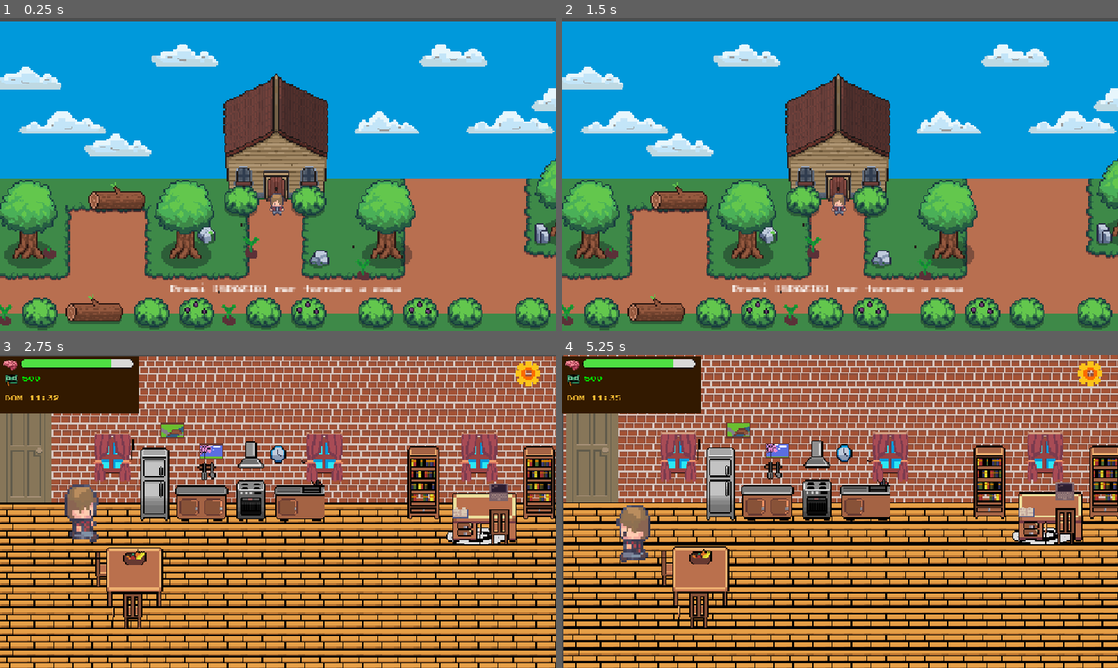
Above: before the commit, frames 1-4 (two rows, left to right).
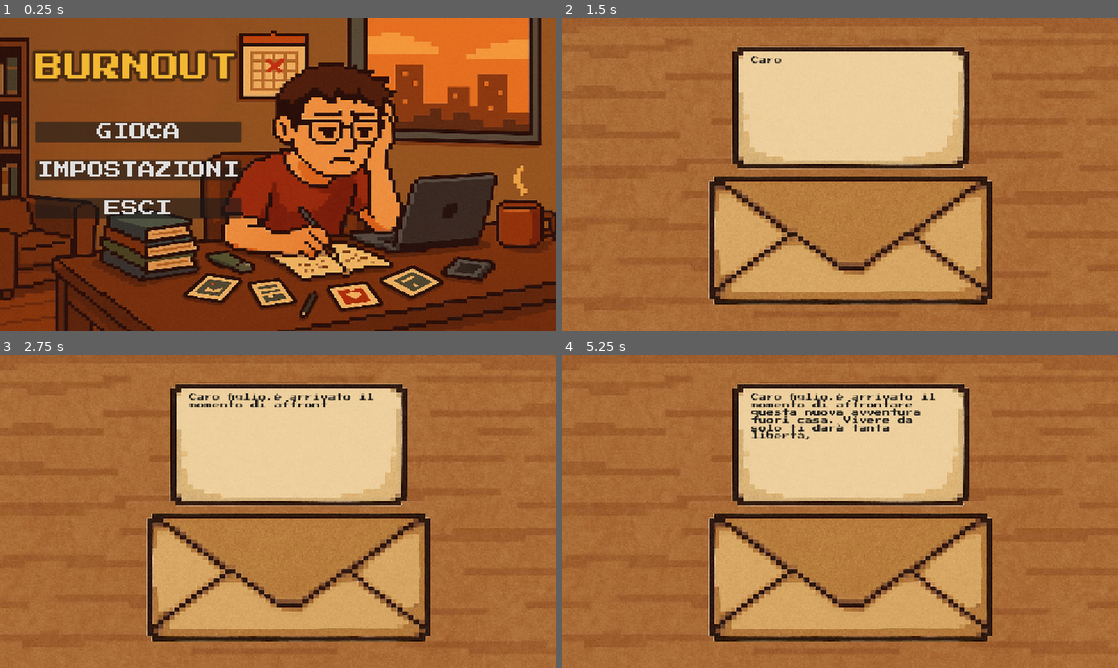
Above: after the commit, the same moments.

Repository: BurningUNI/BurnOut
Game: Godot game, scene res://scenes/mainmenu.tscn
The game is run twice, just before and just after one commit, with the same random seed, the same clock (stepped at 60 frames per second) and the same inputs. Before the commit the project starts from res://scenes/park.tscn.
Inputs (mouse positions are in pixels of both pictures, inside the frame that each line leads up to):
- Up to frame 1 (0.25 s): no input
- Up to frame 2 (1.5 s): click (701, 130) at 0.5 s, where only the run after the commit has a clickable "GIOCA"; click (840, 190) at 1.25 s, where only the run after the commit has a clickable "Nuova Partita"
- Up to frame 3 (2.75 s): move the mouse to (400, 495) at 2.02 s; hold Right (ui_right) from 2.03 s (still down); hold Space (interact) from 2.03 s (still down); click (400, 495) at 2.17 s
- Up to frame 4 (5.25 s): move the mouse to (728, 527) at 2.77 s; release Right (ui_right) at 2.78 s; release Space (interact) at 2.78 s; hold Down (ui_down) 2.78-3.53 s; tap Space (interact) at 2.85, 4.35 s; move the mouse to (895, 442) at 3.52 s; hold Right (ui_right) 3.53-4.28 s; hold Space (interact) 3.53-4.28 s; move the mouse to (812, 574) at 4.27 s; hold Up (ui_up) 4.28-5.03 s; click (812, 574) at 4.42 s; move the mouse to (1006, 558) at 5.02 s; hold Left (ui_left) from 5.03 s (still down); hold Space (interact) from 5.03 s (still down)

The runs differ from the first frame. In frame 1, 100% of the frame differs, in the area x 0-100%, y 0-100%; in frame 2, 93%; in frame 3, 85%; in frame 4, 87%.

Commit message:
impostato salvataggio ultima posizione
quando chiudo e riapro il gioco appaio nell'ultima scena in cui mi trovavo

Diff:
--- a/project.godot
+++ b/project.godot
@@ -11,7 +11,7 @@
 [application]
 
 config/name="Bornout"
-run/main_scene="uid://bkvil0ul2suqf"
+run/main_scene="uid://dxrsr3qq0x5lp"
 config/features=PackedStringArray("4.4", "Forward Plus")
 config/icon="res://icon.svg"
 
--- a/scenes/park.tscn
+++ b/scenes/park.tscn
@@ -491,7 +491,6 @@
 position = Vector2(378, 271)
 
 [node name="HUD" parent="." instance=ExtResource("9_cowak")]
-visible = false
 scale = Vector2(0.5, 0.5)
 transform = Transform2D(0.5, 0, 0, 0.5, 0, 0)
 
--- a/scripts/autoload/StatsManager.gd
+++ b/scripts/autoload/StatsManager.gd
@@ -12,6 +12,8 @@
 var nomi_giorni_settimana = ["DOM", "LUN", "MAR", "MER", "GIO", "VEN", "SAB"]
 var indice_giorno_settimana = 0
 
+#ultima scena posizione
+var current_scene_path = "res://scenes/room.tscn"  # valore di default
 # --- Segnali ---
 signal salute_mentale_cambiata(nuova_salute)
 signal soldi_cambiati(nuovi_soldi)
@@ -31,9 +33,11 @@
 	add_child(timer_eventi_settimanali)
 
 	if load_game():
-		print("StatsManager: Gioco caricato con successo!")
+		print("✅ StatsManager: Gioco caricato con successo!")
+		print("📁 Scena da caricare al prossimo avvio:", current_scene_path)
 	else:
-		print("StatsManager: Nessun salvataggio trovato o errore nel caricamento, inizio nuova partita.")
+		print("⚠️ StatsManager: Nessun salvataggio trovato o errore nel caricamento, inizio nuova partita.")
+		print("📁 Scena di default (nessun salvataggio):", current_scene_path)
 
 	# Timer Tempo (1 minuto gioco = 1 secondo reale)
 	timer_tempo.wait_time = 1.0
@@ -137,8 +141,10 @@
 		"minuti": minuti,
 		"giorno": giorno,
 		"indice_giorno_settimana": indice_giorno_settimana,
-		"is_first_boot": false
+		"is_first_boot": false,
+		"current_scene_path": current_scene_path  # 👈 nuova riga
 	}
+
 	var file = FileAccess.open(SAVE_GAME_PATH, FileAccess.WRITE)
 	if file == null:
 		print("StatsManager: Errore nell'apertura del file per scrittura: ", FileAccess.get_open_error())
@@ -147,6 +153,7 @@
 	file.store_string(JSON.stringify(save_dict, "\t"))
 	file.close()
 	print("StatsManager: Gioco salvato con successo in: ", SAVE_GAME_PATH)
+	print("StatsManager: Scena salvata:", current_scene_path)  # debug
 	return OK
 
 func load_game() -> bool:
@@ -176,7 +183,9 @@
 	giorno = int(json_parsed.get("giorno", 1))
 	indice_giorno_settimana = int(json_parsed.get("indice_giorno_settimana", 0))
 	is_first_boot = bool(json_parsed.get("is_first_boot", true))
-
+	current_scene_path = json_parsed.get("current_scene_path", "res://scenes/room.tscn")  # 👈 nuova riga
+
+	print("StatsManager: Scena caricata:", current_scene_path)  # debug
 	return true
 
 func _notification(what):
--- a/scripts/classe.gd
+++ b/scripts/classe.gd
@@ -4,11 +4,15 @@
 @onready var label := $InterazioneLabel
 
 func _ready() -> void:
-	pass
+	StatsManager.current_scene_path = get_tree().current_scene.scene_file_path
 
 func _process(delta: float) -> void:
 	if near_door and Input.is_action_just_pressed("interact"):
+		Global.last_exit = "classe"
+		StatsManager.current_scene_path = "res://scenes/Corridoio.tscn"
+		StatsManager.save_game()
 		get_tree().change_scene_to_file("res://scenes/Corridoio.tscn")
+
 
 func _on_area_porta_body_entered(body: Node2D) -> void:
 	if body.name == "Player":
--- a/scripts/corridoio.gd
+++ b/scripts/corridoio.gd
@@ -1,30 +1,38 @@
 extends Node2D
 
 var current_porta := ""
+
 @onready var label := $InterazioneLabel
 @onready var player := $Player
 @onready var spawn_porta_casa := $SpawnPortaCasa
 @onready var spawn_porta_classe := $SpawnPortaClasse
 
 func _ready() -> void:
+	# Registra la scena corrente nel salvataggio
+	StatsManager.current_scene_path = get_tree().current_scene.scene_file_path
+
+	# Posiziona il giocatore in base all'uscita precedente
 	match Global.last_exit:
 		"portaCasa":
 			player.global_position = spawn_porta_casa.global_position
 		"portaClasse":
 			player.global_position = spawn_porta_classe.global_position
 		_:
-			pass  # posizione di default
+			pass  # Posizione di default se non si proviene da una porta nota
 
 func _process(_delta: float) -> void:
 	if Input.is_action_just_pressed("interact") and current_porta != "":
 		match current_porta:
 			"portaCasa":
 				Global.last_exit = "portaCasa"
+				StatsManager.current_scene_path = "res://scenes/room.tscn"  # 👈 aggiornamento manuale
+				StatsManager.save_game()  # 👈 salvi prima di cambiare scena
 				get_tree().change_scene_to_file("res://scenes/room.tscn")
 			"portaClasse":
 				Global.last_exit = "portaClasse"
+				StatsManager.current_scene_path = "res://scenes/classe.tscn"
+				StatsManager.save_game()
 				get_tree().change_scene_to_file("res://scenes/classe.tscn")
-
 func _on_porta_casa_body_entered(body: Node2D) -> void:
 	if body.name == "Player":
 		current_porta = "portaCasa"
--- a/scripts/park.gd
+++ b/scripts/park.gd
@@ -11,6 +11,10 @@
 func _ready() -> void:
 	await get_tree().process_frame
 
+	# 👇 Salva correttamente la scena attuale all'avvio (debug)
+	StatsManager.current_scene_path = get_tree().current_scene.scene_file_path
+	print("🏞️ Park loaded - current_scene_path impostato a:", StatsManager.current_scene_path)
+
 	if Global.last_exit == "park":
 		player.global_position = spawn_room.global_position
 
@@ -20,6 +24,11 @@
 func _process(delta: float) -> void:
 	if near_door and Input.is_action_just_pressed("interact"):
 		Global.last_exit = "park"
+
+		# 👇 Imposta la scena verso cui stai andando PRIMA di salvarla
+		StatsManager.current_scene_path = "res://scenes/room.tscn"
+		StatsManager.save_game()
+
 		get_tree().change_scene_to_file("res://scenes/room.tscn")
 
 func calcola_limiti_mappa():
--- a/scripts/room.gd
+++ b/scripts/room.gd
@@ -20,7 +20,7 @@
 
 func _ready():
 	await get_tree().process_frame
-
+	StatsManager.current_scene_path = get_tree().current_scene.scene_file_path
 	if Global.last_exit == "portaCasa" or Global.last_exit == "park":
 		player.global_position = spawn_room.global_position
 
@@ -62,10 +62,14 @@
 
 func _vai_al_corridoio():
 	Global.last_exit = "portaCasa"
+	StatsManager.current_scene_path = "res://scenes/Corridoio.tscn"
+	StatsManager.save_game()
 	get_tree().change_scene_to_file("res://scenes/Corridoio.tscn")
 
 func _vai_al_parco():
 	Global.last_exit = "park"
+	StatsManager.current_scene_path = "res://scenes/Park.tscn"
+	StatsManager.save_game()
 	get_tree().change_scene_to_file("res://scenes/Park.tscn")
 
 # ---- INTERAZIONE CON LETTO ----
--- a/scripts/seleziona_partita.gd
+++ b/scripts/seleziona_partita.gd
@@ -94,11 +94,13 @@
 func _on_continua_partita_button_pressed() -> void:
 	MusicController.play_click_sound()
 	# --- AGGIORNAMENTO: Carica il gioco tramite stats_manager ---
-	if stats_manager.load_game():
-		get_tree().change_scene_to_packed(game_scene)
+	var scene_path = StatsManager.current_scene_path
+	print("Tentativo di caricare la scena:", scene_path)  # 👈 Debug
+
+	if ResourceLoader.exists(scene_path):
+		get_tree().change_scene_to_file(scene_path)
 	else:
-		print("Errore critico nel caricamento della partita salvata. Non è stato possibile caricare il gioco.")
-		continua_partita_button.disabled = true
+		print("Errore: scena salvata non trovata:", scene_path)
 
 
 func _on_continua_partita_button_mouse_entered() -> void:
